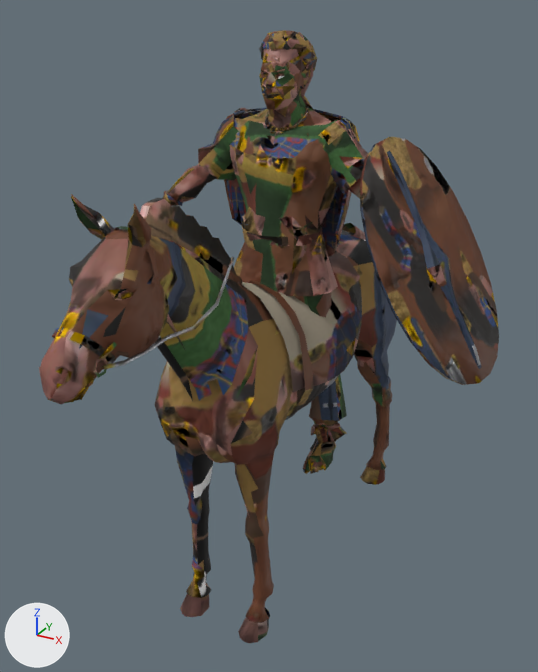
One commit to the glTF model public/battles/models/gallic-cavalry.glb: the scene before it, then after it.
Before and after are seen from a camera (50 mm lens) standing at (1.311, -2.657, 2.329) and looking at (0.032, -0.331, 1.166). The axes (+X, +Y, +Z) are drawn at lower left. The lights are the same throughout. The older version comes first. Objects named as collision shapes, trigger or cutter boxes, shadow casters or lower levels of detail are left out. Vertices at exactly the same position are counted once.

Objects in the first picture: 'LOD0'.
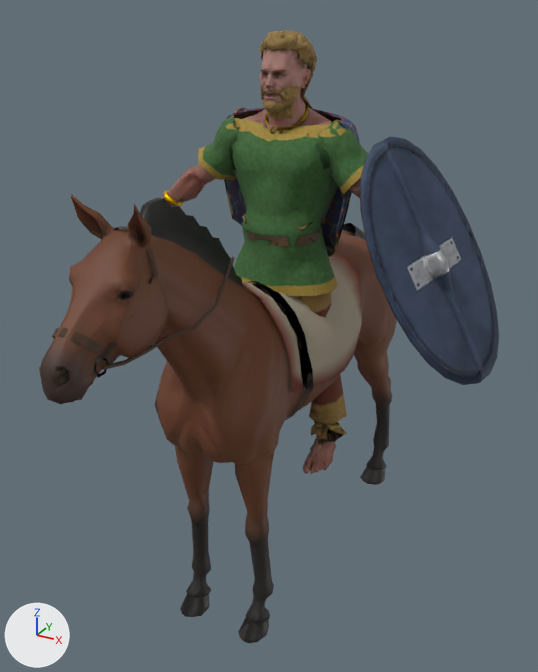
What changed in the scene script:
```text
Change me_lod0:
    used by ob_lod0; location = (0.0, 0.0, 0.0)
    remove me_lod0.from_pydata(...)  # 4367 vertices, 7749 faces; spans x -0.63..0.85, y -1.45..0.84, z 0.0..2.26
    add me_lod0.from_pydata(...)  # 4681 vertices, 8126 faces; spans x -0.63..0.85, y -1.45..0.84, z 0.0..2.26
    me_lod0 part 1: a new loose piece of 177 vertices spanning x -0.07..0.08, y -0.28..-0.19, z 1.97..2.08, in mat_gallic_cavalry
    me_lod0 part 2: 7737 kept faces spanning x -0.63..0.85, y -1.45..0.84, z 0.0..2.26 get new texture (UV) coordinates
    other edits to the shape of me_lod0 do not show in these pictures
```

Location of each change, [x1, y1, x2, y2] in pixels of the pictures (538 x 672 px):
part 1 of me_lod0, added (brown): after [260, 86, 299, 119]
part 2 of me_lod0, surface changed: [39, 30, 499, 643] in both
